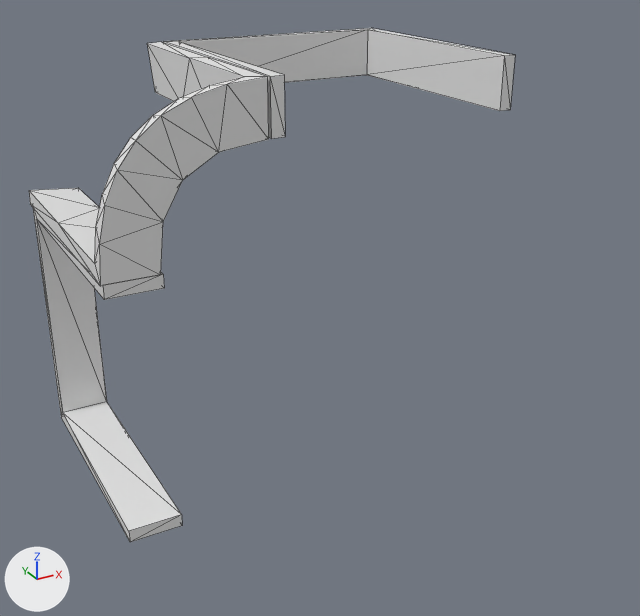
Renders of the OBJ model data/bmc/SET_4W2C/t_258.obj from each side of a commit.
Before and after are seen from a camera (50 mm lens) standing at (-0.626, -1.302, 0.53) and looking at (0.126, 0.064, -0.153). The axes (+X, +Y, +Z) are drawn at lower left. The lights are the same throughout. Mesh edges are drawn as thin lines. Where no turn or scale is listed for an object, it has been applied to the vertices.

Names of what the first picture shows: 't_258'.
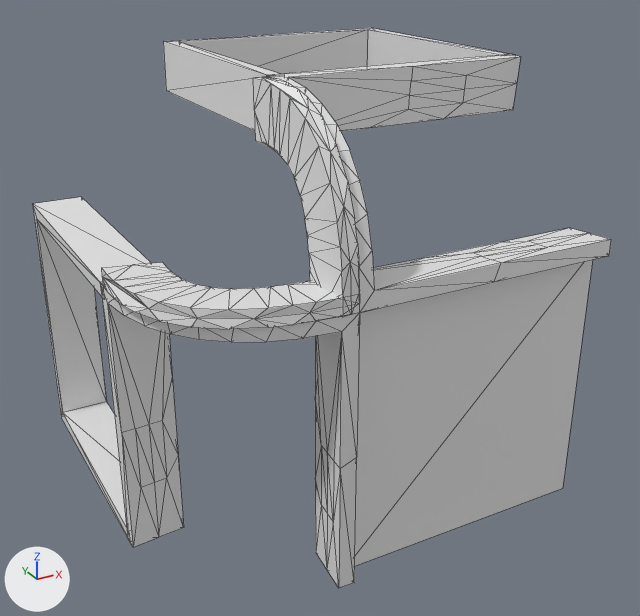
Changed parts and their boxes (x1, y1, x2, y2) in the pictures (640 x 616 px):
```json
{"object": "t_258", "change": "reshaped", "before": [29, 28, 515, 542], "after": [32, 28, 611, 588], "on screen": "19% wider, 9% taller"}
{"part": 1, "of": "me_t_258", "change": "added", "after": [102, 55, 611, 588]}
{"part": 2, "of": "me_t_258", "change": "deleted", "before": [29, 42, 269, 286]}
{"part": 3, "of": "me_t_258", "change": "added", "after": [355, 260, 593, 566]}
```

Scene script edits in JSON lines:
```json
{"block": "me_t_258", "where": "# used by ob_t_258; location = (0.0, 0.0, 0.0)"}
{"block": "me_t_258", "where": "# verts and faces of me_t_258; kept vertices keep their numbers, new ones are numbered from 76"}
{"op": "remove", "block": "me_t_258", "code": "me_t_258.from_pydata(...)  # 76 vertices, 140 faces; spans x -0.304..0.5, y 0.0..0.5, z -0.5..0.3"}
{"op": "add", "block": "me_t_258", "code": "me_t_258.from_pydata(...)  # 312 vertices, 578 faces; spans x -0.301..0.5, y -0.287..0.5, z -0.5..0.301"}
{"block": "me_t_258", "change": "me_t_258 part 1: a new loose piece of 276 vertices spanning x -0.301..0.5, y -0.287..0.014, z -0.5..0.301"}
{"block": "me_t_258", "change": "me_t_258 part 2"}
{"block": "me_t_258", "change": "44 vertices are removed from x -0.304..-0.004, y 0.0..0.5, z -0.001..0.299"}
{"block": "me_t_258", "change": "84 faces are deleted"}
{"block": "me_t_258", "change": "me_t_258 part 3"}
{"op": "add", "block": "me_t_258", "code": "verts[76] = (0.0, -0.25, 0.0)"}
{"op": "add", "block": "me_t_258", "code": "verts[77] = (0.0, -0.25, -0.5)"}
{"op": "add", "block": "me_t_258", "code": "verts[78] = (0.5, -0.25, 0.0)"}
{"op": "add", "block": "me_t_258", "code": "verts[79] = (0.5, -0.25, -0.5)  # pixel (562, 488)"}
{"op": "add", "block": "me_t_258", "code": "faces += [(77, 79, 78), (76, 77, 78)]"}
```
